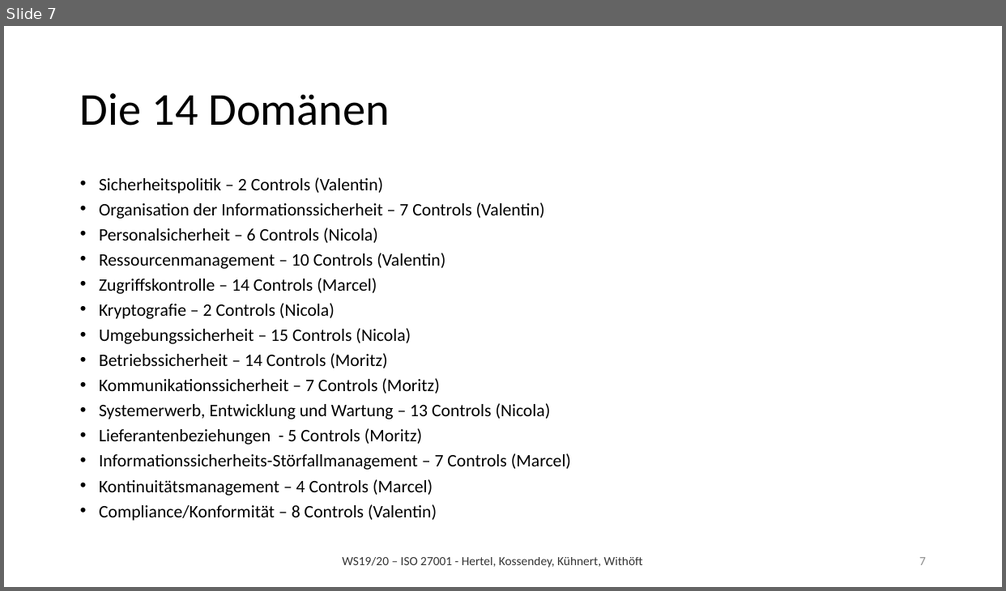
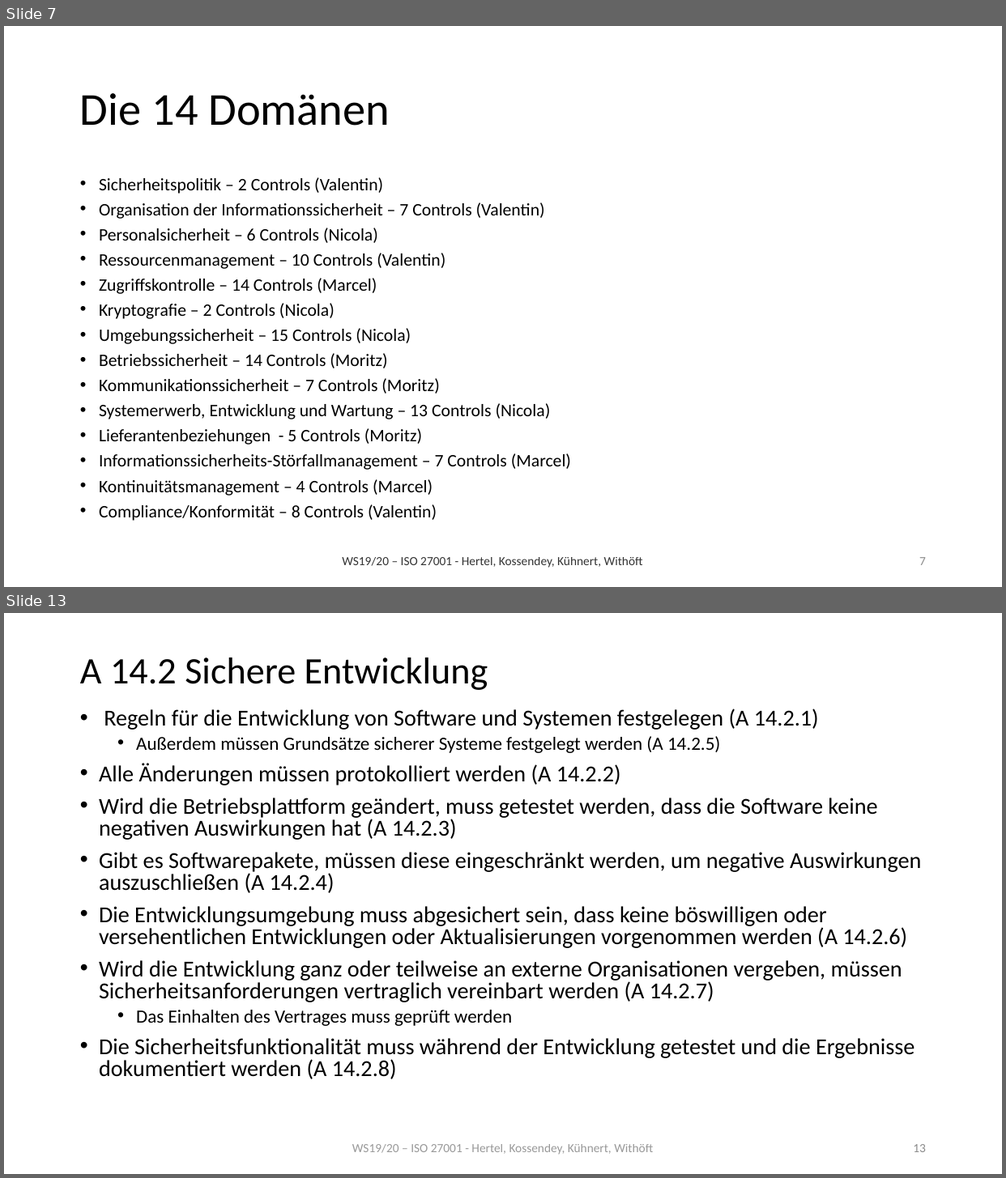
Before and after one commit to mwithoeft/SicherheitUndZuverlaessigkeit, a slide deck: Nicola/merged.pptx. Shown one above the other, each under a label of ours: slide 7 before the commit, slides 7 and 13 after it; the slides between them are not shown. The pictures are 1006x591 and 1006x1178 pixels, drawn with LibreOffice and Linux fonts; fonts in the diff are those of the drawing. Boxes give left, top, right and bottom in pixels: in the first picture for what was removed or moved away, otherwise in the second. Text is boxed around its words. In the diff, an @@ line names an element or a change of style, - is before the commit and + after.

```diff
--- a/Nicola/merged.pptx
+++ b/Nicola/merged.pptx
@@ slide 13 added at <box>4,613,1002,1174</box>, background #FFFFFF @@
@@ title added at <box>80,658,488,690</box>, 36 pt, text #000000 @@
+A 14.2 Sichere Entwicklung
@@ text added at <box>99,709,921,1080</box>, 22 pt, text #000000 @@
+• Regeln für die Entwicklung von Software und Systemen festgelegen (A 14.2.1)
+  • Außerdem müssen Grundsätze sicherer Systeme festgelegt werden (A 14.2.5)
+• Alle Änderungen müssen protokolliert werden (A 14.2.2)
+• Wird die Betriebsplattform geändert, muss getestet werden, dass die Software keine negativen Auswirkungen hat (A 14.2.3)
+• Gibt es Softwarepakete, müssen diese eingeschränkt werden, um negative Auswirkungen auszuschließen (A 14.2.4)
+• Die Entwicklungsumgebung muss abgesichert sein, dass keine böswilligen oder versehentlichen Entwicklungen oder Aktualisierungen vorgenommen werden (A 14.2.6)
+• Wird die Entwicklung ganz oder teilweise an externe Organisationen vergeben, müssen Sicherheitsanforderungen vertraglich vereinbart werden (A 14.2.7)
+  • Das Einhalten des Vertrages muss geprüft werden
+• Die Sicherheitsfunktionalität muss während der Entwicklung getestet und die Ergebnisse dokumentiert werden (A 14.2.8)
@@ text added at <box>352,1144,653,1154</box>, 12 pt, text #808080 at 80% opacity @@
+WS19/20 – ISO 27001 - Hertel, Kossendey, Kühnert, Withöft
@@ page number added at <box>913,1144,926,1152</box>, 12 pt, text #8C8C8C @@
+13
```
Also in this commit, not shown: 1 slide changed, 4 other slides added.
